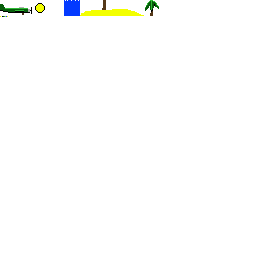
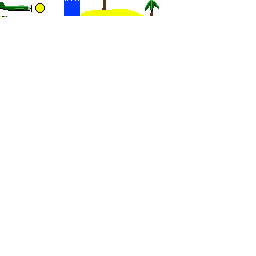
Comparing the layer stacks of the two w=256, h=256 images. Changes:
painted on "tiles.png" over left=0, top=2, right=32, bottom=15
